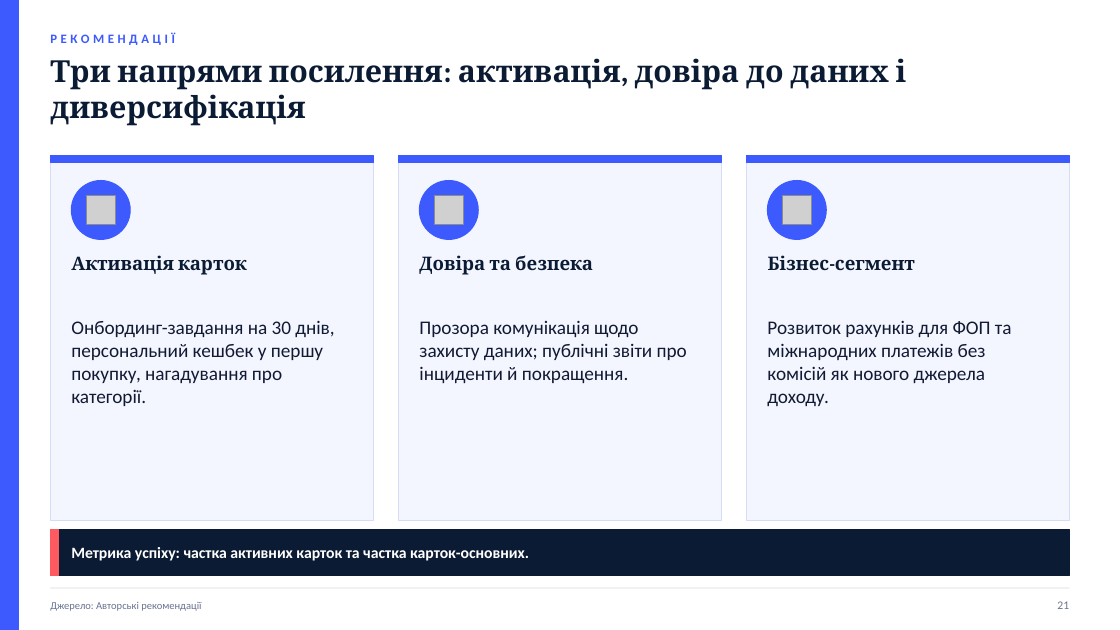
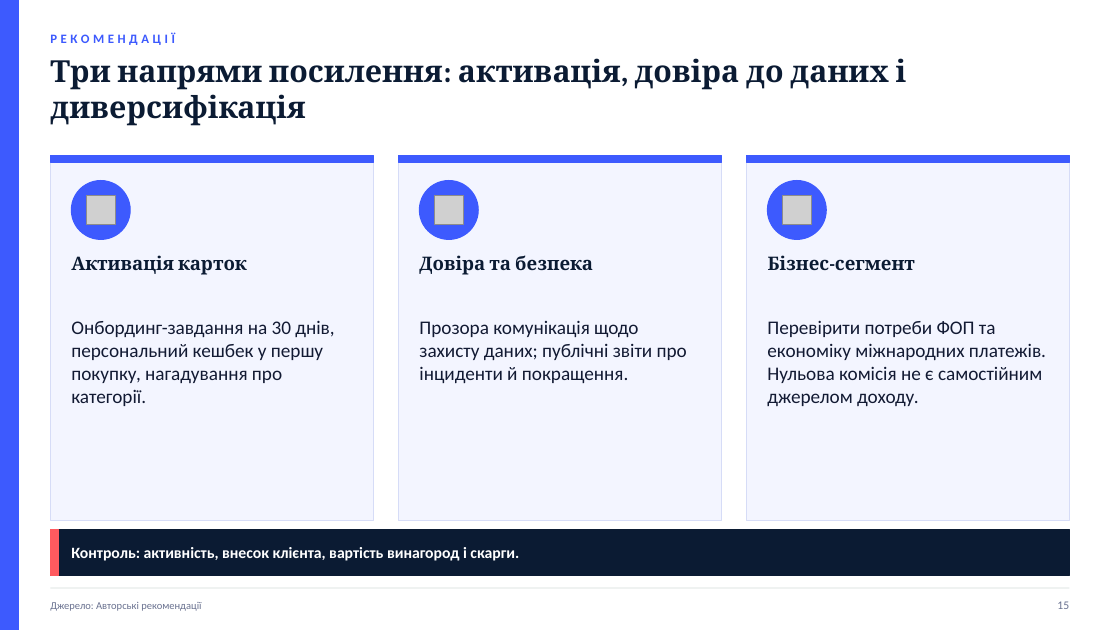
Before and after one commit to Storozh-007/anya-tasks, a slide deck: slide 15 of files/marketing/Брушневська_Анна_Маркетинг_7P_monobank.pptx (slide 21 before the commit). Drawn at 1120x630 pixels with LibreOffice and Linux fonts; fonts in the diff are those of the drawing; grey boxes stand for pictures. Boxes give left, top, right and bottom in pixels: in the first picture for what was removed or moved away, otherwise in the second. Text is boxed around its words. In the diff, an @@ line names an element or a change of style, - is before the commit and + after.

```diff
--- a/files/marketing/Брушневська_Анна_Маркетинг_7P_monobank.pptx
+++ b/files/marketing/Брушневська_Анна_Маркетинг_7P_monobank.pptx
@@ text at [767, 321, 1046, 406]: text changed @@
-Розвиток рахунків для ФОП та міжнародних платежів без комісій як нового джерела доходу.
+Перевірити потреби ФОП та економіку міжнародних платежів. Нульова комісія не є самостійним джерелом доходу.
@@ text at [71, 547, 519, 561]: text changed @@
-Метрика успіху: частка активних карток та частка карток-основних.
+Контроль: активність, внесок клієнта, вартість винагород і скарги.
@@ text at [1057, 601, 1069, 609]: text changed @@
-21
+15
```
Also in this commit, not shown: 15 other slides changed, 7 slides removed, 47 other files.
